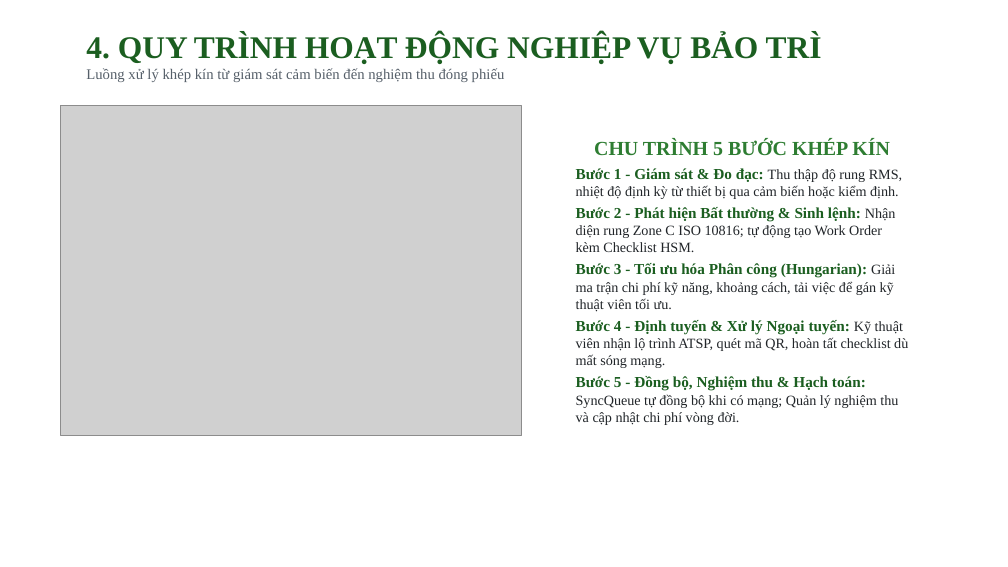
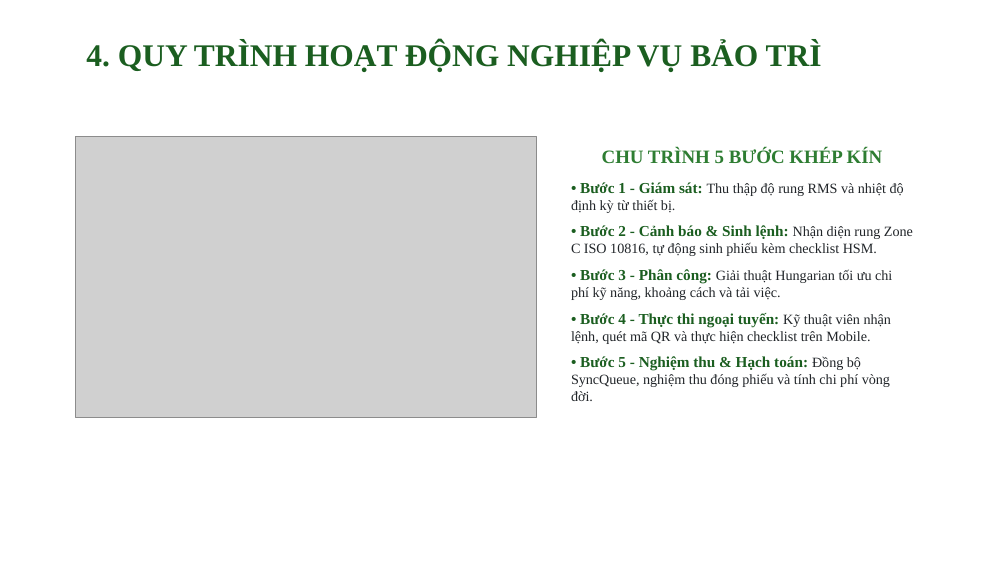
Before and after one commit to kietvo5924/eam-enterprise-assset-management2, a slide deck: slide 5 of docs/DO_AN_TOT_NGHIEP_EAM_THUYET_TRINH.pptx. Drawn at 1008x567 pixels with LibreOffice and Linux fonts; fonts in the diff are those of the drawing; grey boxes stand for pictures. Boxes give left, top, right and bottom in pixels: in the first picture for what was removed or moved away, otherwise in the second. Text is boxed around its words. In the diff, an @@ line names an element or a change of style, - is before the commit and + after.

```diff
--- a/docs/DO_AN_TOT_NGHIEP_EAM_THUYET_TRINH.pptx
+++ b/docs/DO_AN_TOT_NGHIEP_EAM_THUYET_TRINH.pptx
@@ text in rounded rectangle at (86, 68, 505, 82): paragraph removed @@
-Luồng xử lý khép kín từ giám sát cảm biến đến nghiệm thu đóng phiếu
@@ text "CHU TRÌNH 5 BƯỚC KHÉP ...": place and size @@
-text "CHU TRÌNH 5 BƯỚC KHÉP ..." at (576, 140, 908, 425)
+text "CHU TRÌNH 5 BƯỚC KHÉP ..." at (571, 149, 913, 401)
@@ picture: place and size @@
-picture at (60, 106, 522, 436)
+picture at (76, 136, 537, 417)
@@ text at (602, 149, 883, 163): size 19 to 18 pt in "CHU TRÌNH 5 BƯỚC KHÉP KÍN"; more space between paragraphs @@
@@ text at (571, 182, 913, 401): text changed @@
-Bước 1 - Giám sát & Đo đạc: Thu thập độ rung RMS, nhiệt độ định kỳ từ thiết bị qua cảm biến hoặc kiểm định.
-Bước 2 - Phát hiện Bất thường & Sinh lệnh: Nhận diện rung Zone C ISO 10816; tự động tạo Work Order kèm Checklist HSM.
-Bước 3 - Tối ưu hóa Phân công (Hungarian): Giải ma trận chi phí kỹ năng, khoảng cách, tải việc để gán kỹ thuật viên tối ưu.
-Bước 4 - Định tuyến & Xử lý Ngoại tuyến: Kỹ thuật viên nhận lộ trình ATSP, quét mã QR, hoàn tất checklist dù mất sóng mạng.
-Bước 5 - Đồng bộ, Nghiệm thu & Hạch toán: SyncQueue tự đồng bộ khi có mạng; Quản lý nghiệm thu và cập nhật chi phí vòng đời.
+• Bước 1 - Giám sát: Thu thập độ rung RMS và nhiệt độ định kỳ từ thiết bị.
+• Bước 2 - Cảnh báo & Sinh lệnh: Nhận diện rung Zone C ISO 10816, tự động sinh phiếu kèm checklist HSM.
+• Bước 3 - Phân công: Giải thuật Hungarian tối ưu chi phí kỹ năng, khoảng cách và tải việc.
+• Bước 4 - Thực thi ngoại tuyến: Kỹ thuật viên nhận lệnh, quét mã QR và thực hiện checklist trên Mobile.
+• Bước 5 - Nghiệm thu & Hạch toán: Đồng bộ SyncQueue, nghiệm thu đóng phiếu và tính chi phí vòng đời.
```
Also in this commit, not shown: 6 other slides changed, 9 other files.
